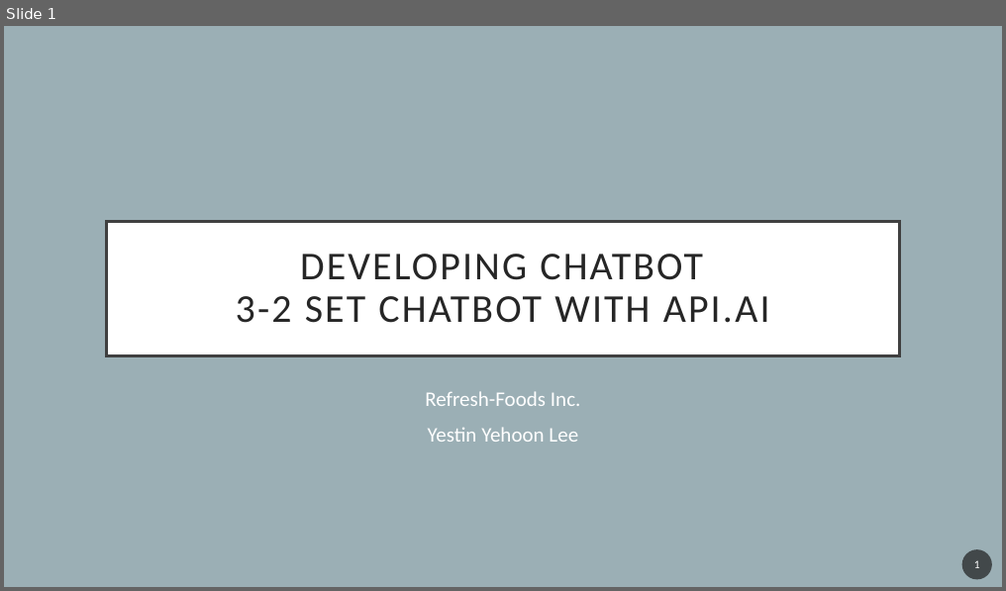
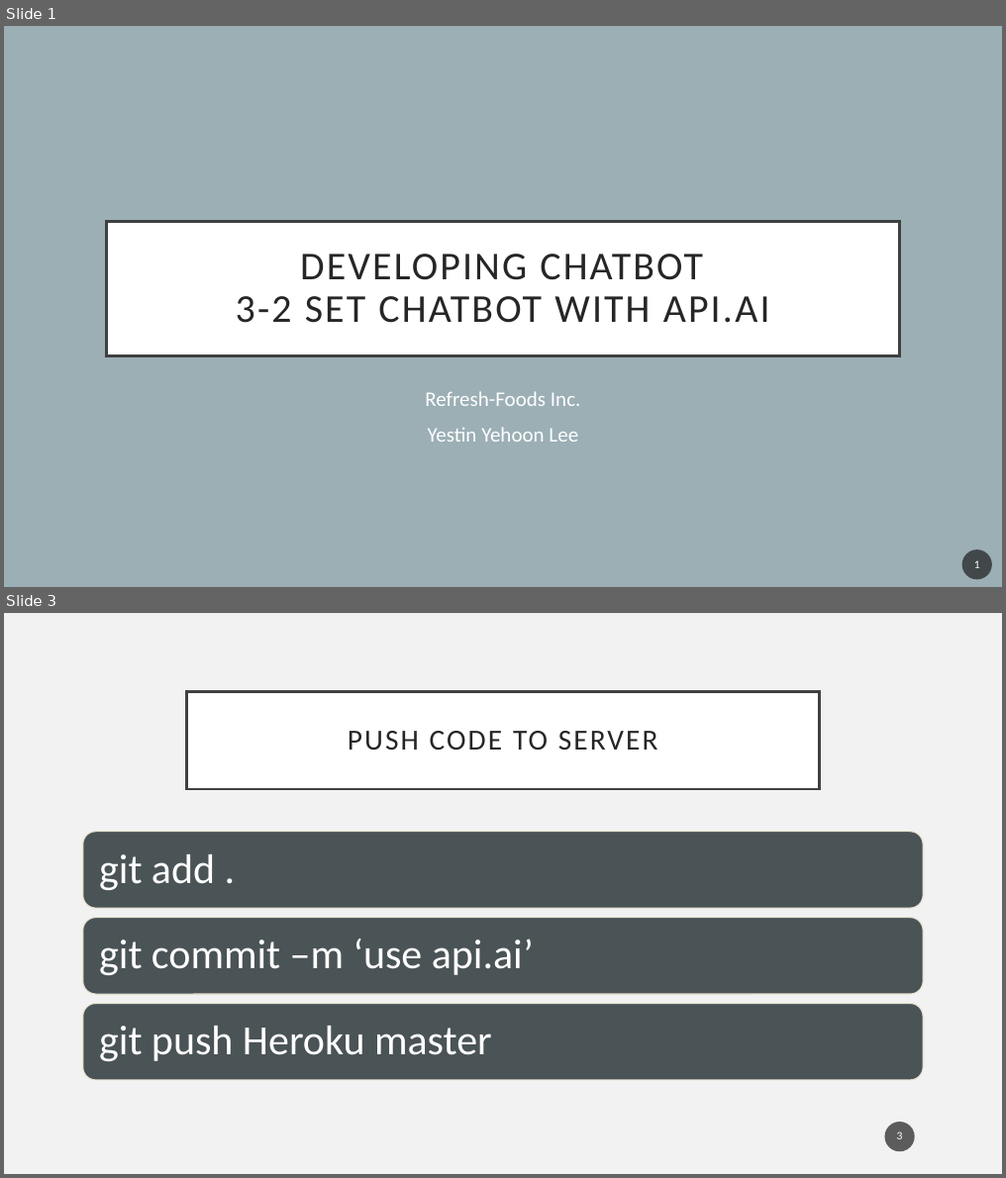
Before and after one commit to YehoonLee3/ChatBotCourse, a slide deck: 3-2 Set ChatBot with API.AI.pptx. Shown one above the other, each under a label of ours: slide 1 before the commit, slides 1 and 3 after it; the slides between them are not shown. The pictures are 1006x591 and 1006x1178 pixels, drawn with LibreOffice and Linux fonts; fonts in the diff are those of the drawing. Boxes give left, top, right and bottom in pixels: in the first picture for what was removed or moved away, otherwise in the second. Text is boxed around its words. In the diff, an @@ line names an element or a change of style, - is before the commit and + after.

```diff
--- a/3-2 Set ChatBot with API.AI.pptx
+++ b/3-2 Set ChatBot with API.AI.pptx
@@ slide 3 added at (x1=4, y1=613, x2=1002, y2=1174), background #F2F2F2 @@
@@ title added at (x1=187, y1=691, x2=819, y2=789), fill #FFFFFF, outline #404040 2.5 pt, 28 pt, text #262626 @@
+PUSH CODE TO SERVER
@@ group added at (x1=83, y1=832, x2=924, y2=1080): 3 rounded rectangles, 3 texts @@
+git add .
+git commit –m ‘use api.ai’
+git push Heroku master
@@ page number added at (x1=885, y1=1122, x2=915, y2=1152), fill #1D1D1D at 70% opacity, 11 pt, text #FFFFFF @@
+3
```
Also in this commit, not shown: 3 other slides added, 1 slide removed, 4 other files.
